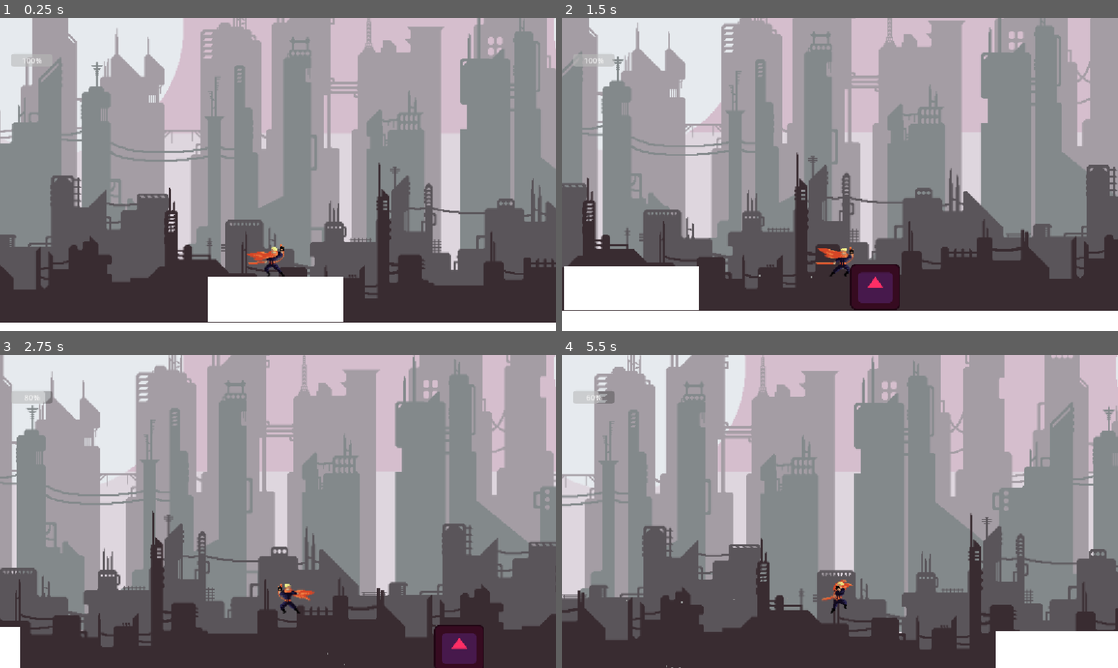
Above: before the commit, frames 1-4 (two rows, left to right).
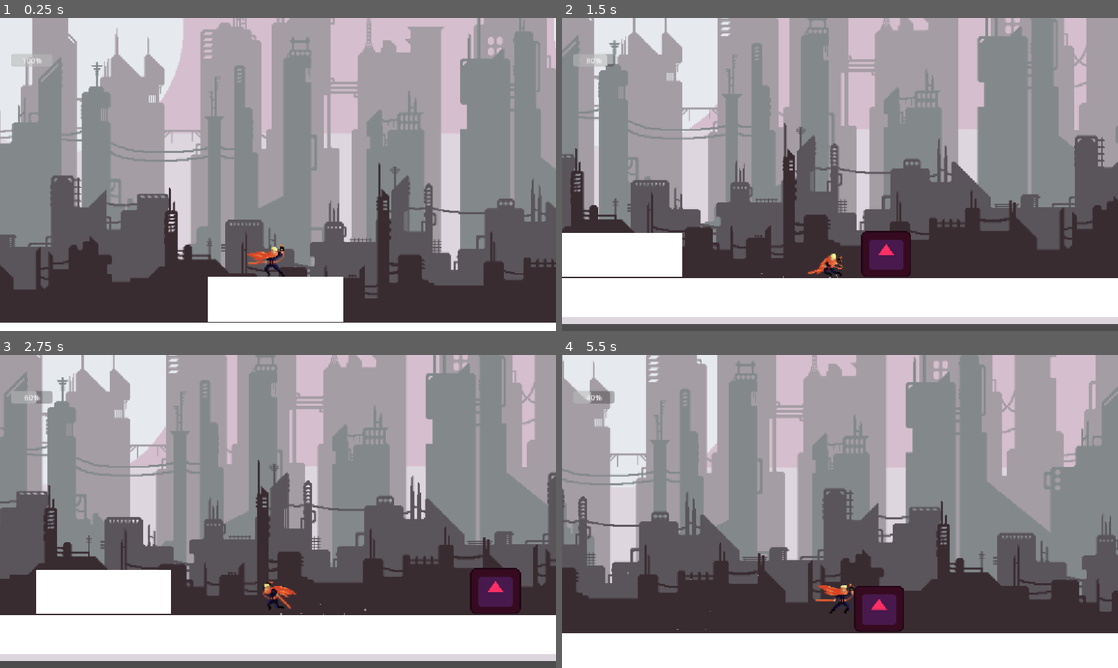
Above: after the commit, the same moments.

Repository: agr3w/Godot_prototity
Game: Godot game, scene res://character_body_2d.tscn
The game is run twice, just before and just after one commit, with the same random seed, the same clock (stepped at 60 frames per second) and the same inputs. The engine's default icon, where the game draws it, is replaced by a stand-in: a white triangle on a blue panel in a dark square.
Inputs:
- Up to frame 1 (0.25 s): no input
- Up to frame 2 (1.5 s): tap Enter (ui_accept) at 0.5, 0.77, 1.07 s; hold Right (ui_right) from 0.53 s (still down); tap X (attack) at 0.6 s; tap Shift (dash) at 0.8, 1.35 s
- Up to frame 3 (2.75 s): tap Enter (ui_accept) at 1.52, 1.55, 1.82, 2.1 s; release Right (ui_right) at 2.03 s; hold Left (ui_left) from 2.03 s (still down); tap X (attack) at 2.3 s
- Up to frame 4 (5.5 s): release Left (ui_left) at 2.78 s; hold Right (ui_right) 2.78-4.28 s; tap X (attack) at 2.85, 4.35 s; tap Enter (ui_accept) at 3.02, 3.32, 3.77, 3.8, 4.07, 4.52, 4.82 s; tap Shift (dash) at 3.05, 3.6, 5.1 s; hold Left (ui_left) 4.28-5.03 s; hold Right (ui_right) from 5.03 s (still down)

The runs differ from the first frame. In frame 2, 44% of the frame differs, in the area x 0-100%, y 0-100%; in frame 3, 75%; in frame 4, 68%.

Commit message:
Animação de pulo e combate aereo

Diff:
--- a/character_body_2d.gd
+++ b/character_body_2d.gd
@@ -1,10 +1,12 @@
 extends CharacterBody2D
 
-const SPEED = 300.0
-const JUMP_VELOCITY = -400.0
-const DASH_SPEED = 800.0
-const DASH_DURATION = 0.2
-const ATTACK_DURATION = 0.4
+const SPEED = 350.0
+const JUMP_VELOCITY = -500.0
+const FALL_GRAVITY_MULTIPLIER = 1.6
+const DASH_SPEED = 1000.0
+const DASH_DURATION = 0.15
+const ATTACK_DURATION = 0.3
+const AIR_ATTACK_DURATION = 0.25
 const HIT_DURATION = 0.4 # Tempo que ele fica atordoado ao tomar dano
 
 var gravity = ProjectSettings.get_setting("physics/2d/default_gravity")
@@ -12,7 +14,9 @@
 @onready var anim = $AnimationPlayer
 @onready var sprite = $Sprite2D
 @onready var dust = $GPUParticles2D
-@onready var sword_hitbox = $SwordHitbox/CollisionShape2D
+@onready var sword_hitbox = get_node_or_null("SwordHitbox/CollisionShape2D")
+@onready var ground_hitbox = get_node_or_null("SwordHitbox/GroundCollision")
+@onready var air_hitbox = get_node_or_null("SwordHitbox/AirCollision")
 
 # --- SISTEMA DE VIDA ---
 var max_health = 100
@@ -27,7 +31,12 @@
 var facing_direction = 1
 
 func _ready():
-	sword_hitbox.disabled = true
+	if is_instance_valid(sword_hitbox):
+		sword_hitbox.disabled = true
+	if is_instance_valid(ground_hitbox):
+		ground_hitbox.disabled = true
+	if is_instance_valid(air_hitbox):
+		air_hitbox.disabled = true
 	if health_bar:
 		health_bar.max_value = max_health
 		health_bar.value = current_health
@@ -42,36 +51,60 @@
 		move_and_slide()
 		return
 
+	if is_hurt:
+		if not is_on_floor():
+			velocity.y += gravity * delta
+		velocity.x = move_toward(velocity.x, 0, SPEED)
+		move_and_slide()
+		return
+
 	if is_dashing:
 		velocity.y = 0
 		velocity.x = facing_direction * DASH_SPEED
 		move_and_slide()
 		return
 
-	if is_attacking:
+	if is_attacking and is_on_floor():
 		velocity.x = move_toward(velocity.x, 0, SPEED)
 		velocity.y += gravity * delta
 		move_and_slide()
 		return
 
 	if not is_on_floor():
-		velocity.y += gravity * delta
+		if velocity.y > 0:
+			velocity.y += (gravity * FALL_GRAVITY_MULTIPLIER) * delta
+		else:
+			if Input.is_action_just_released("ui_accept"):
+				velocity.y *= 0.5
+			velocity.y += gravity * delta
 
 	if Input.is_action_just_pressed("ui_accept") and is_on_floor():
 		velocity.y = JUMP_VELOCITY
+		dust.emitting = true
 
 	var direction = Input.get_axis("ui_left", "ui_right")
 
 	if direction != 0:
 		facing_direction = sign(direction)
-		velocity.x = direction * SPEED
+		var current_speed = SPEED if is_on_floor() else SPEED * 0.8
+		velocity.x = direction * current_speed
 
 		if direction > 0:
 			sprite.scale.x = 1
-			sword_hitbox.position.x = abs(sword_hitbox.position.x)
+			if is_instance_valid(sword_hitbox):
+				sword_hitbox.position.x = abs(sword_hitbox.position.x)
+			if ground_hitbox:
+				ground_hitbox.position.x = abs(ground_hitbox.position.x)
+			if air_hitbox:
+				air_hitbox.position.x = abs(air_hitbox.position.x)
 		elif direction < 0:
 			sprite.scale.x = -1
-			sword_hitbox.position.x = -abs(sword_hitbox.position.x)
+			if is_instance_valid(sword_hitbox):
+				sword_hitbox.position.x = -abs(sword_hitbox.position.x)
+			if ground_hitbox:
+				ground_hitbox.position.x = -abs(ground_hitbox.position.x)
+			if air_hitbox:
+				air_hitbox.position.x = -abs(air_hitbox.position.x)
 	else:
 		velocity.x = move_toward(velocity.x, 0, SPEED)
 
@@ -85,15 +118,23 @@
 
 	move_and_slide()
 
-	if is_on_floor():
-		if direction != 0:
-			anim.play("run")
-			dust.emitting = true
+	if not is_attacking:
+		if is_on_floor():
+			if direction != 0:
+				anim.play("run")
+				dust.emitting = true
+			else:
+				anim.play("idle")
+				dust.emitting = false
+		elif anim.has_animation("jump"):
+			dust.emitting = false
+			if velocity.y < 0:
+				if anim.current_animation != "jump" or not anim.is_playing():
+					anim.play("jump")
+			elif anim.current_animation != "jump" or anim.current_animation_position <= 0.0:
+				anim.play_backwards("jump")
 		else:
-			anim.play("idle")
 			dust.emitting = false
-	else:
-		dust.emitting = false
 
 func start_dash():
 	is_dashing = true
@@ -104,11 +145,43 @@
 
 func start_attack():
 	is_attacking = true
-	anim.play("attack")
-	sword_hitbox.disabled = false
-	await get_tree().create_timer(ATTACK_DURATION).timeout
-	sword_hitbox.disabled = true
+	var active_hitbox = get_attack_hitbox(is_on_floor())
+	if not is_instance_valid(active_hitbox):
+		is_attacking = false
+		return
+
+	var anim_name = "attack"
+	var duration = ATTACK_DURATION
+
+	if not is_on_floor():
+		anim_name = "air_attack"
+		duration = AIR_ATTACK_DURATION
+		if anim.current_animation == "jump":
+			anim.stop()
+
+	anim.play(anim_name if anim.has_animation(anim_name) else "attack")
+	active_hitbox.disabled = false
+
+	if anim_name == "air_attack":
+		velocity.y = 0
+
+	await get_tree().create_timer(duration).timeout
+
+	if is_instance_valid(active_hitbox):
+		active_hitbox.disabled = true
 	is_attacking = false
+
+func get_attack_hitbox(is_air_attack: bool) -> CollisionShape2D:
+	if is_air_attack:
+		if is_instance_valid(air_hitbox):
+			return air_hitbox
+		if is_instance_valid(ground_hitbox):
+			return ground_hitbox
+		return sword_hitbox
+
+	if is_instance_valid(ground_hitbox):
+		return ground_hitbox
+	return sword_hitbox
 
 func _on_sword_hitbox_body_entered(body: Node):
 	if body == self:
@@ -120,6 +193,15 @@
 func take_damage(amount: int = 10):
 	if is_dead or is_hurt:
 		return
+
+	is_attacking = false
+	is_dashing = false
+	if is_instance_valid(sword_hitbox):
+		sword_hitbox.disabled = true
+	if is_instance_valid(ground_hitbox):
+		ground_hitbox.disabled = true
+	if is_instance_valid(air_hitbox):
+		air_hitbox.disabled = true
 
 	current_health -= amount
 	if health_bar:
--- a/character_body_2d.tscn
+++ b/character_body_2d.tscn
@@ -9,12 +9,14 @@
 [ext_resource type="Texture2D" uid="uid://bwf1ggxo6jmnv" path="res://Ephemeral/Ephemeral_4.png" id="6_y1dt5"]
 [ext_resource type="Texture2D" uid="uid://fdvr1u3ehy55" path="res://Ephemeral/Ephemeral_5.png" id="7_au0nh"]
 [ext_resource type="Texture2D" uid="uid://llyw8jwdrat0" path="res://Striker/spr_StrikerIdle_strip.png" id="8_6ct3r"]
+[ext_resource type="Texture2D" uid="uid://pw1rvuq8r62k" path="res://Striker/spr_StrikerSlash_stripWithEffect.png" id="10_au0nh"]
 [ext_resource type="Texture2D" uid="uid://dl52p7bskb757" path="res://Striker/spr_StrikerDash_strip.png" id="10_qnedo"]
 [ext_resource type="Texture2D" uid="uid://kwnkddr1mdcc" path="res://Striker/spr_StrikerSlash_stripNoEffect.png" id="10_wyqjk"]
 [ext_resource type="Texture2D" uid="uid://ctgjlk35wees6" path="res://Striker/spr_StrikerRun_strip.png" id="11_wyqjk"]
 [ext_resource type="Texture2D" uid="uid://bf50cbxn00y8s" path="res://Striker/spr_StrikerGetHit_strip.png" id="12_ebjds"]
 [ext_resource type="Texture2D" uid="uid://cebv8psxsmy57" path="res://Striker/spr_StrikerDeath_strip.png" id="12_y1dt5"]
 [ext_resource type="PackedScene" uid="uid://q003q8wnlfne" path="res://boneco_treino.tscn" id="13_k85er"]
+[ext_resource type="Texture2D" uid="uid://cjmv1joa1n22e" path="res://Striker/spr_StrikerJump_strip.png" id="15_76bt2"]
 
 [sub_resource type="RectangleShape2D" id="RectangleShape2D_f1aav"]
 size = Vector2(23, 34)
@@ -72,6 +74,48 @@
 "values": [Vector2(-2, 1)]
 }
 
+[sub_resource type="Animation" id="Animation_76bt2"]
+resource_name = "air_attack"
+length = 0.93939394
+loop_mode = 1
+step = 0.03
+tracks/0/type = "value"
+tracks/0/imported = false
+tracks/0/enabled = true
+tracks/0/path = NodePath("Sprite2D:frame")
+tracks/0/interp = 1
+tracks/0/loop_wrap = true
+tracks/0/keys = {
+"times": PackedFloat32Array(0, 0.03, 0.06, 0.089999996, 0.12, 0.14999999, 0.17999999, 0.21, 0.24, 0.26999998, 0.29999998, 0.32999998, 0.35999998, 0.39, 0.42),
+"transitions": PackedFloat32Array(1, 1, 1, 1, 1, 1, 1, 1, 1, 1, 1, 1, 1, 1, 1),
+"update": 1,
+"values": [0, 1, 2, 3, 4, 5, 6, 7, 8, 9, 10, 11, 12, 13, 14]
+}
+tracks/1/type = "value"
+tracks/1/imported = false
+tracks/1/enabled = true
+tracks/1/path = NodePath("Sprite2D:texture")
+tracks/1/interp = 1
+tracks/1/loop_wrap = true
+tracks/1/keys = {
+"times": PackedFloat32Array(0),
+"transitions": PackedFloat32Array(1),
+"update": 1,
+"values": [ExtResource("10_au0nh")]
+}
+tracks/2/type = "value"
+tracks/2/imported = false
+tracks/2/enabled = true
+tracks/2/path = NodePath("Sprite2D:hframes")
+tracks/2/interp = 1
+tracks/2/loop_wrap = true
+tracks/2/keys = {
+"times": PackedFloat32Array(0),
+"transitions": PackedFloat32Array(1),
+"update": 1,
+"values": [16]
+}
+
 [sub_resource type="Animation" id="Animation_ebjds"]
 resource_name = "attack"
 step = 0.05
@@ -314,6 +358,47 @@
 "values": [Vector2(-2, 1)]
 }
 
+[sub_resource type="Animation" id="Animation_sxias"]
+resource_name = "jump"
+length = 0.95
+step = 0.05
+tracks/0/type = "value"
+tracks/0/imported = false
+tracks/0/enabled = true
+tracks/0/path = NodePath("Sprite2D:frame")
+tracks/0/interp = 1
+tracks/0/loop_wrap = true
+tracks/0/keys = {
+"times": PackedFloat32Array(0, 0.05, 0.1, 0.15, 0.2, 0.25, 0.3, 0.35, 0.4, 0.45000002, 0.5, 0.55),
+"transitions": PackedFloat32Array(1, 1, 1, 1, 1, 1, 1, 1, 1, 1, 1, 1),
+"update": 1,
+"values": [0, 1, 2, 3, 4, 5, 6, 7, 8, 9, 10, 11]
+}
+tracks/1/type = "value"
+tracks/1/imported = false
+tracks/1/enabled = true
+tracks/1/path = NodePath("Sprite2D:texture")
+tracks/1/interp = 1
+tracks/1/loop_wrap = true
+tracks/1/keys = {
+"times": PackedFloat32Array(0),
+"transitions": PackedFloat32Array(1),
+"update": 1,
+"values": [ExtResource("15_76bt2")]
+}
+tracks/2/type = "value"
+tracks/2/imported = false
+tracks/2/enabled = true
+tracks/2/path = NodePath("Sprite2D:hframes")
+tracks/2/interp = 1
+tracks/2/loop_wrap = true
+tracks/2/keys = {
+"times": PackedFloat32Array(0),
+"transitions": PackedFloat32Array(1),
+"update": 1,
+"values": [12]
+}
+
 [sub_resource type="Animation" id="Animation_6ct3r"]
 resource_name = "run"
 length = 0.8
@@ -371,11 +456,13 @@
 [sub_resource type="AnimationLibrary" id="AnimationLibrary_lhvu3"]
 _data = {
 &"RESET": SubResource("Animation_44cfe"),
+&"air_attack": SubResource("Animation_76bt2"),
 &"attack": SubResource("Animation_ebjds"),
 &"dash": SubResource("Animation_k85er"),
 &"death": SubResource("Animation_au0nh"),
 &"hit": SubResource("Animation_y1dt5"),
 &"idle": SubResource("Animation_dd465"),
+&"jump": SubResource("Animation_sxias"),
 &"run": SubResource("Animation_6ct3r")
 }
 
@@ -391,6 +478,9 @@
 [sub_resource type="RectangleShape2D" id="RectangleShape2D_dou6j"]
 size = Vector2(28, 23)
 
+[sub_resource type="RectangleShape2D" id="RectangleShape2D_qhq4y"]
+size = Vector2(28, 34)
+
 [sub_resource type="PhysicsMaterial" id="PhysicsMaterial_f1aav"]
 
 [sub_resource type="RectangleShape2D" id="RectangleShape2D_c543n"]
@@ -499,9 +589,16 @@
 collision_layer = 0
 collision_mask = 2
 
-[node name="CollisionShape2D" type="CollisionShape2D" parent="CharacterBody2D/SwordHitbox" unique_id=1855658995]
+[node name="GroundCollision" type="CollisionShape2D" parent="CharacterBody2D/SwordHitbox" unique_id=1855658995]
 position = Vector2(23, -1)
 shape = SubResource("RectangleShape2D_dou6j")
+disabled = true
+
+[node name="AirCollision" type="CollisionShape2D" parent="CharacterBody2D/SwordHitbox" unique_id=1331271281]
+position = Vector2(23, 4.5)
+shape = SubResource("RectangleShape2D_qhq4y")
+disabled = true
+debug_color = Color(0, 0.9411765, 0.7921569, 0.49019608)
 
 [node name="StaticBody2D - Terreno" type="StaticBody2D" parent="." unique_id=1441054208]
 position = Vector2(550.75, 383)
